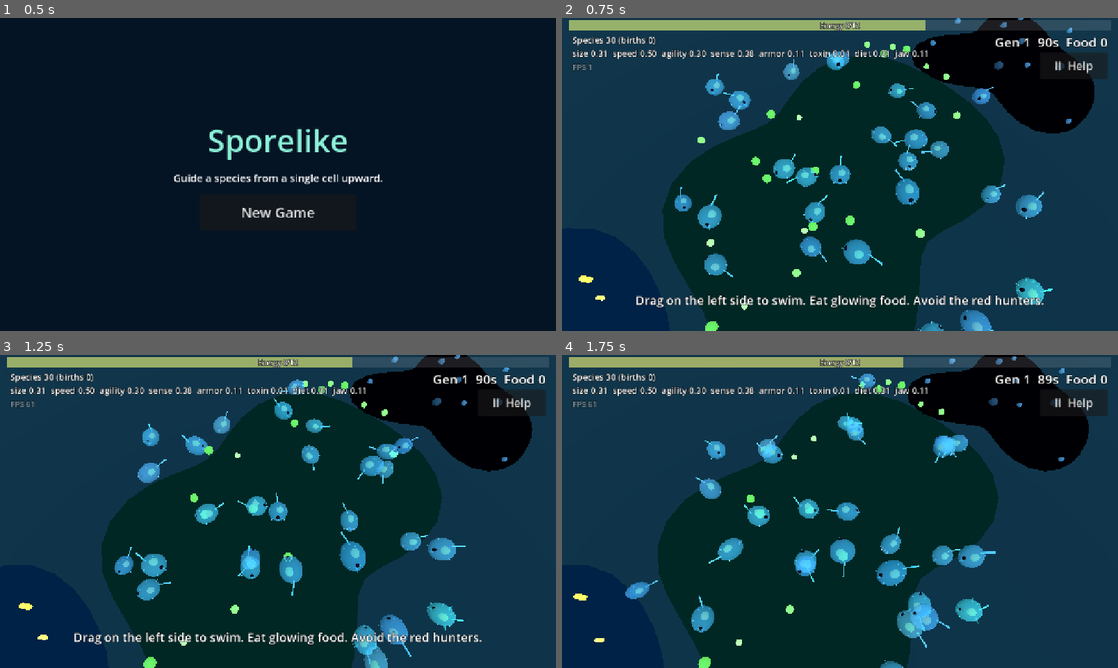
Above: before the commit, frames 1-4 (two rows, left to right).
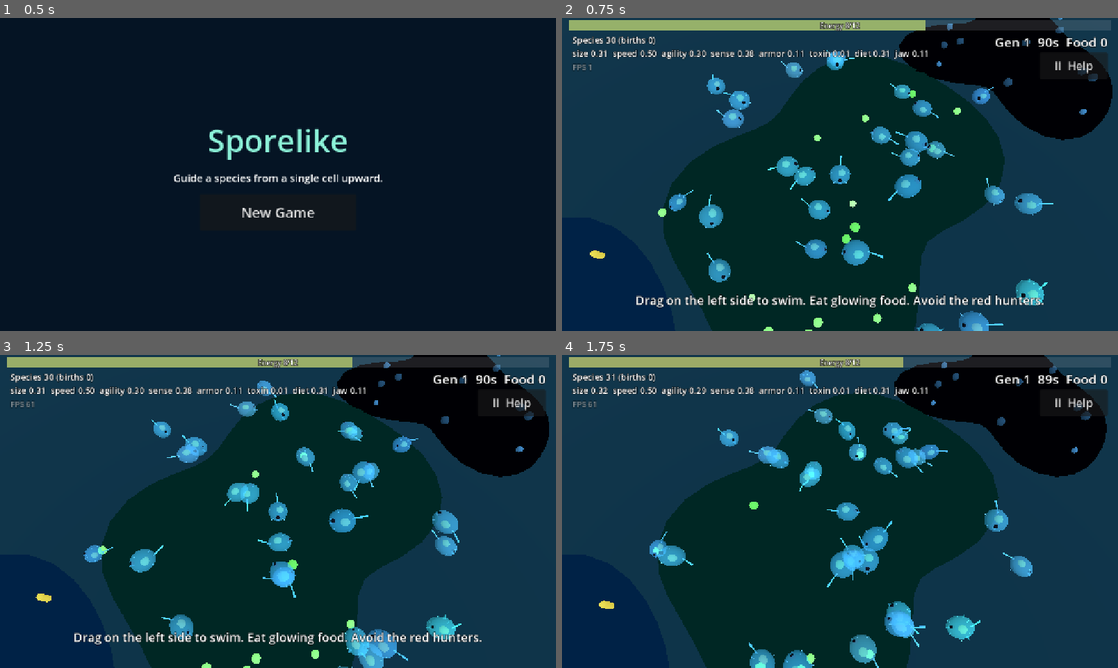
Above: after the commit, the same moments.

Repository: drag0nblad3/Sporelike-
Game: Godot game, scene res://scenes/main.tscn
Two runs of this game, one before a commit and one after it. Both use one fixed random seed, a clock stepped at 60 frames per second and the inputs below.
Inputs (mouse positions are in pixels of both pictures, inside the frame that each line leads up to):
- Up to frame 1 (0.5 s): no input
- Up to frame 2 (0.75 s): click "New Game" at 0.5 s
- Up to frame 3 (1.25 s): no input
- Up to frame 4 (1.75 s): move the mouse to (962, 495) at 1.27 s; hold Right (ui_right) from 1.28 s (still down); click (962, 495) at 1.42 s; tap Space at 1.52 s

Frame 1 is identical in both runs. In frame 2, 6.5% of the frame differs, in the area x 3-99%, y 0-100%; in frame 3, 11%; in frame 4, 13%, in the area x 2-98%, y 0-100%.

Commit message:
Fuller sea floor: 3-5 larger patches per chunk
Pieces per area drop by about a third so the total food on screen stays
manageable on phones.

Co-Authored-By: Claude Opus 5.5 <noreply@anthropic.com>
Claude-Session: https://claude.ai/code/session_01LRZhwzL1ScNEsSmFRd9Hjh

Diff:
--- a/scripts/core/food_kind.gd
+++ b/scripts/core/food_kind.gd
@@ -30,28 +30,28 @@
 
 static func all() -> Array[FoodKind]:
 	# Algae: big sunlit meadows. Plentiful, easy, low value.
-	var algae := _make("algae", Color(0.45, 1.0, 0.4), 2.5, true, 0.075, 0.85)
+	var algae := _make("algae", Color(0.45, 1.0, 0.4), 2.5, true, 0.05, 0.85)
 	algae.hardness_max = 0.3
-	_patches(algae, 6.0, 11.0, Color(0.12, 0.38, 0.3))
+	_patches(algae, 7.0, 12.0, Color(0.12, 0.38, 0.3))
 
 	# Plankton: open-water clouds. Drifts and darts away; rich if caught.
-	var plankton := _make("plankton", Color(1.0, 0.9, 0.3), 3.5, false, 0.055, 1.75)
+	var plankton := _make("plankton", Color(1.0, 0.9, 0.3), 3.5, false, 0.04, 1.75)
 	plankton.drift_speed = 1.2
 	plankton.flee_speed = 5.5
 	plankton.hardness_max = 0.1
-	_patches(plankton, 6.0, 10.0, Color(0.14, 0.34, 0.52))
+	_patches(plankton, 7.0, 11.0, Color(0.14, 0.34, 0.52))
 
 	# Shells: beds around warm vents. Very rich, needs a strong jaw.
-	var shells := _make("shells", Color(0.75, 0.45, 1.0), 5.0, false, 0.2, 1.8)
+	var shells := _make("shells", Color(0.75, 0.45, 1.0), 5.0, false, 0.14, 1.8)
 	shells.hardness_min = 0.3
 	shells.hardness_max = 0.7
 	shells.size = 0.3
-	_patches(shells, 3.0, 5.0, Color(0.45, 0.18, 0.08), 0.6)
+	_patches(shells, 3.5, 6.0, Color(0.45, 0.18, 0.08), 0.6)
 
 	# Motes: faint spores in dark trenches. Only keen senses find them.
-	var motes := _make("motes", Color(0.4, 0.75, 1.0, 0.6), 3.0, true, 0.12, 1.2)
+	var motes := _make("motes", Color(0.4, 0.75, 1.0, 0.6), 3.0, true, 0.08, 1.2)
 	motes.visibility = 0.35
-	_patches(motes, 4.0, 7.0, Color(0.02, 0.06, 0.12))
+	_patches(motes, 5.0, 8.0, Color(0.02, 0.06, 0.12))
 
 	var list: Array[FoodKind] = [algae, plankton, shells, motes]
 	return list
--- a/scripts/world/chunk_generator.gd
+++ b/scripts/world/chunk_generator.gd
@@ -9,8 +9,11 @@
 ## fringing meadows.
 
 const SIZE := 40.0
-const MIN_PATCHES := 1
-const MAX_PATCHES := 3
+const MIN_PATCHES := 3
+const MAX_PATCHES := 5
+## Placement attempts per chunk; a spot that overlaps an earlier patch is
+## skipped, so crowded chunks end up with fewer than the target.
+const TRIES := 12
 ## Chance a patch is the region's own kind rather than any kind.
 const REGION_BIAS := 0.7
 ## Kind -> [companion kind, chance]. Companions sit against the patch's edge.
@@ -47,7 +50,9 @@
 		# The species always starts on an algae meadow at the center.
 		list.append(FoodPatch.make(_by_id["algae"], Vector2.ZERO, 10.0, coord, rng))
 	var n := rng.randi_range(MIN_PATCHES, MAX_PATCHES)
-	for _i in n:
+	for _i in TRIES:
+		if list.size() >= n:
+			break
 		var kind := _pick_kind(origin + Vector2(SIZE, SIZE) * 0.5, rng)
 		var r := rng.randf_range(kind.patch_min, kind.patch_max)
 		var at := origin + Vector2(rng.randf_range(r, SIZE - r), rng.randf_range(r, SIZE - r))
